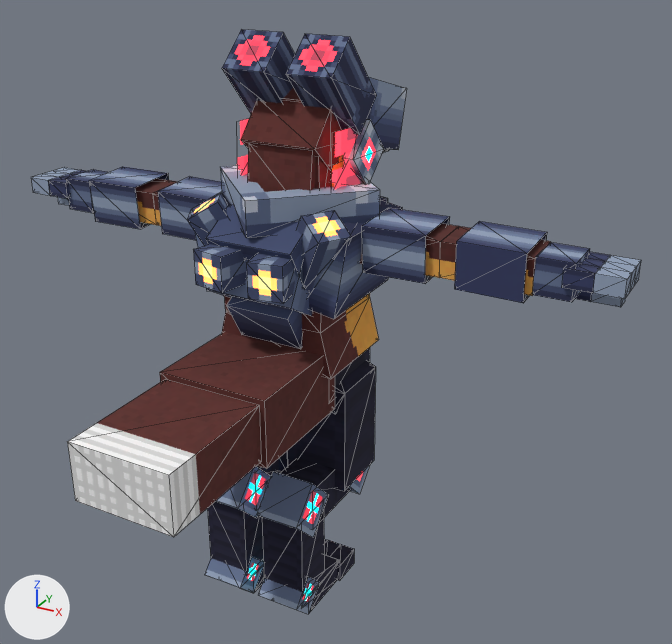
What one commit did to the glTF model assets/art/models/player/Exile.gltf.
The view is the same before and after, from a 50 mm camera at (2.49, -4.12, 3.68) aimed at (0.3, -0.15, 1.69). Lighting does not change. The marker at lower left points along +X, +Y and +Z. Mesh edges are drawn as thin lines. Where no turn or scale is listed for an object, it has been applied to the vertices.

Objects in the first picture: 'Armor.004', 'Armor.011', 'Armor.012', 'Bisep', 'Bisep.001', 'Forarm', 'Forarm.001', 'LeftEar.001', 'LeftEar.002', 'Lowerbody.001', 'Neck.002', 'RightCalf.001', 'RightThigh.002', 'Tail.001', 'Tail2.001', 'cuboid'.
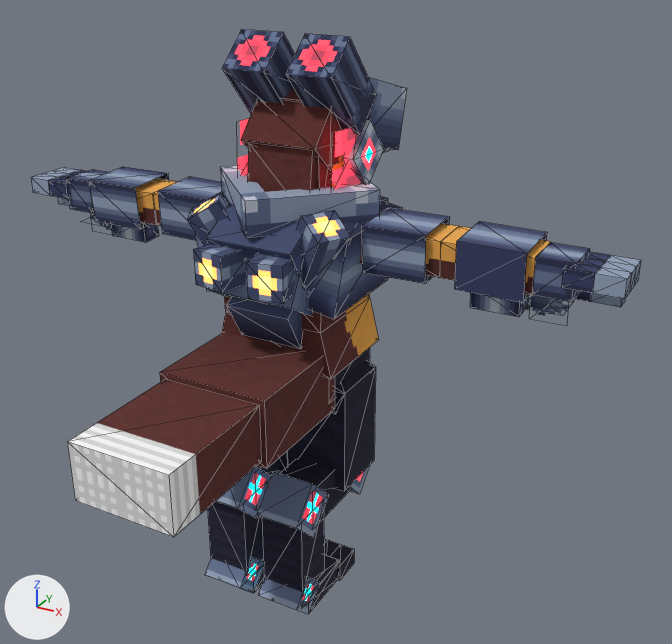
Where the change shows, as pixel boxes [x1, y1, x2, y2] in the pictures (672 x 644 px):
'Forarm.001', rescaled: [440, 226, 551, 296] in both
'Bisep.001', turned, rescaled: [360, 224, 459, 278] in both
'Forarm', rescaled: [90, 178, 177, 225] in both
'Hook Base', added: after [470, 293, 531, 317]
'Hook Base.001', added: after [111, 222, 159, 243]
'Hook.002', added: after [528, 295, 569, 316]
'Bisep', rescaled: [153, 184, 173, 226] in both
'Hook.001', added: after [89, 214, 112, 231]

The edits, one by one:
Picture 'Hook' (img_hook) is new.
Picture 'Base' (img_base) is new.
Material 'Material_1' (mat_material_1) is new.
Uses the picture img_hook.
Material 'Material_0' (mat_material_0) is new.
Uses the picture img_base.
Mesh me_mesh_3_001 is new.
It has 8 vertices, 4 faces and spans x -0.095..0.095, y -0.094..0.094, z -0.095..0.095.
It uses material mat_material_1.
Mesh me_mesh_1_001 is new.
It has 16 vertices, 24 faces and spans x -0.188..0.094, y -0.066..0.066, z -0.068..0.067.
It uses material mat_material_0.
Mesh me_mesh_3_003 is new.
It has 8 vertices, 4 faces and spans x -0.095..0.095, y -0.094..0.094, z -0.095..0.095.
It uses material mat_material_1.
Mesh me_mesh_1_003 is new.
It has 16 vertices, 24 faces and spans x -0.094..0.188, y -0.066..0.066, z -0.068..0.067.
It uses material mat_material_0.
Object 'Forarm' (ob_forarm) is rescaled from (1.0, 1.0, 1.0) to (-1.0, -1.0, -1.0).
Object 'Bisep' (ob_bisep) is rescaled from (1.0, 1.0, 1.0) to (-1.0, -1.0, -1.0).
Object 'Forarm.001' (ob_forarm_001) is rescaled from (1.0, 1.0, 1.0) to (-1.0, -1.0, -1.0).
Object 'Bisep.001' (ob_bisep_001) turns from (-89, 3.1, -90) to (-91, -3.1, 90) degrees about x, y and z.
Object 'Bisep.001' (ob_bisep_001) is rescaled from (1.0, 1.0, 1.0) to (-1.0, -1.0, -1.0).
Object 'Hook.002' (ob_hook_002) is new; it shows me_mesh_3_001.
Its location is (1.392, -0.02, 1.961).
Object 'Hook Base' (ob_hook_base) is new; it shows me_mesh_1_001.
Its location is (1.205, -0.02, 1.959).
Object 'Hook.001' (ob_hook_001) is new; it shows me_mesh_3_003.
Its location is (-1.386, -0.031, 1.97).
Object 'Hook Base.001' (ob_hook_base_001) is new; it shows me_mesh_1_003.
Its location is (-1.198, -0.031, 1.968).
